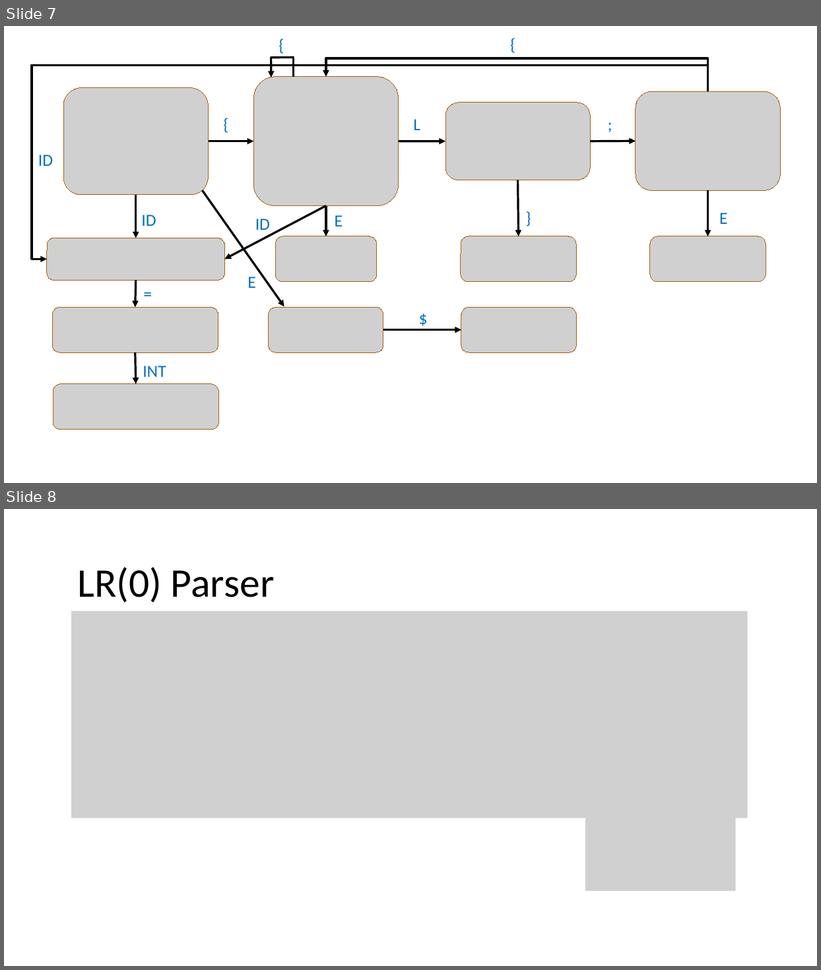
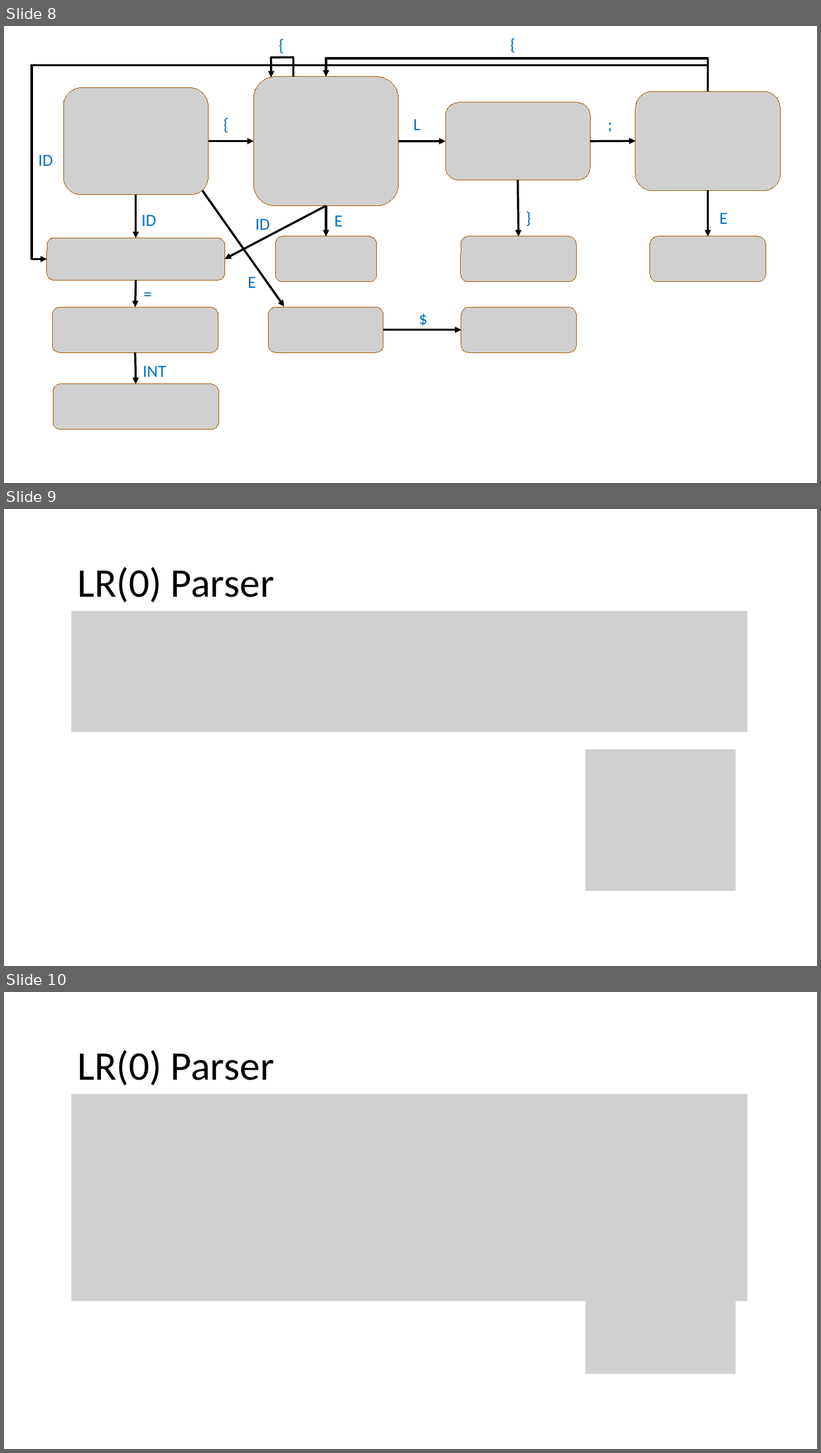
Before and after one commit to nivshani/compilation, a slide deck: slides/bottom_up_parsing.pptx. Shown one above the other, each under a label of ours: slides 7 and 8 before the commit, slides 8, 9 and 10 after it. The pictures are 821x970 and 821x1453 pixels, drawn with LibreOffice and Linux fonts; fonts in the diff are those of the drawing; grey boxes stand for pictures. Boxes give left, top, right and bottom in pixels: in the first picture for what was removed or moved away, otherwise in the second. Text is boxed around its words. In the diff, an @@ line names an element or a change of style, - is before the commit and + after.

```diff
--- a/slides/bottom_up_parsing.pptx
+++ b/slides/bottom_up_parsing.pptx
@@ slide 9 added at [4, 509, 817, 966], background #FFFFFF @@
@@ text added at [77, 567, 275, 603], 48 pt, text #000000 @@
+LR(0) Parser
@@ picture added at [72, 611, 748, 732] @@
@@ picture added at [586, 749, 736, 891] @@
@@ what was slide 7 is now slide 8 @@
@@ what was slide 8 is now slide 10 @@
```
Also in this commit, not shown: 2 slides changed, 1 other slide added, 1 slide removed, 1 other file.
